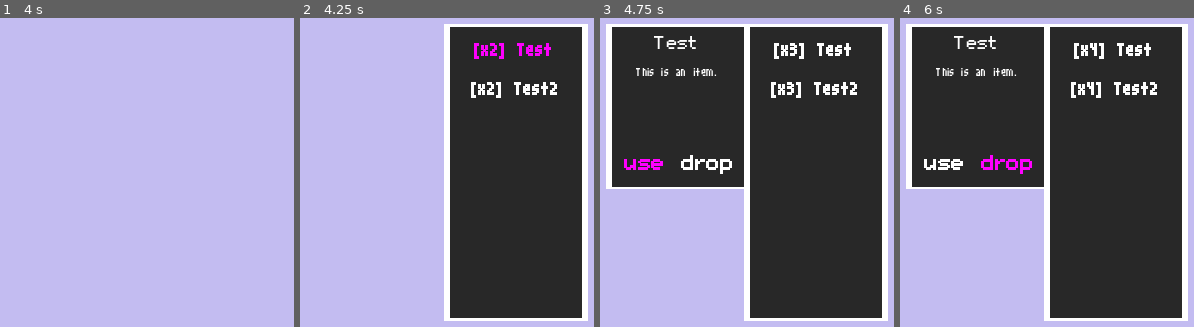
Above: before the commit, frames 1-4 (left to right).
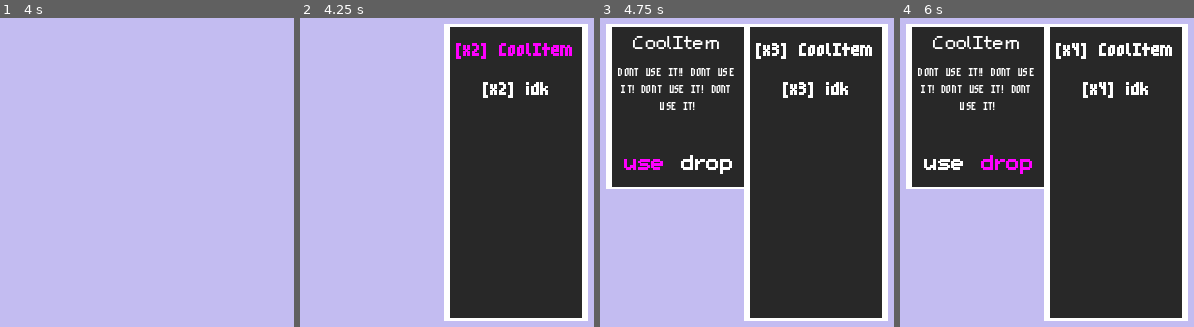
Above: after the commit, the same moments.

Repository: Gatix1/listinv
Game: Godot game, scene res://list_inv_demo.tscn
The game is run twice, just before and just after one commit, with the same random seed, the same clock (stepped at 60 frames per second) and the same inputs.
Inputs:
- Up to frame 1 (4 s): tap Enter (ui_accept) at 0.5, 0.6, 0.77, 1.07, 1.25, 1.52, 1.55, 1.82, 2, 2.1, 2.75, 3.02, 3.05, 3.32, 3.5, 3.6, 3.77 s; hold Right (ui_right) 0.53-1.28 s; hold Down (ui_down) 1.28-2.03 s; tap A (add_item) at 1.35, 2.85 s; hold Right (ui_right) 2.03-2.78 s; hold Up (ui_up) 2.78-3.53 s; hold Left (ui_left) from 3.53 s (still down)
- Up to frame 2 (4.25 s): keep holding Left (ui_left); tap Enter (ui_accept) at 4.07 s; tap E (open_inventory) at 4.15 s
- Up to frame 3 (4.75 s): keep holding Left (ui_left); tap A (add_item) at 4.35 s; tap Enter (ui_accept) at 4.52, 4.55 s
- Up to frame 4 (6 s): tap Enter (ui_accept) at 4.82, 5, 5.1 s; release Left (ui_left) at 5.03 s; hold Down (ui_down) 5.03-5.78 s; hold Right (ui_right) from 5.78 s (still down); tap A (add_item) at 5.85 s

Frame 1 is identical in both runs. In frame 2, 1.6% of the frame differs, in the area x 53-93%, y 8-26%; in frame 3, 3.6%; in frame 4, 3.6%, in the area x 6-93%, y 5-30%.

Commit message:
added items actions to the demo

Diff:
--- a/Inventory/Items/test_item.tres
+++ b/Inventory/Items/test_item.tres
@@ -4,6 +4,7 @@
 
 [resource]
 script = ExtResource("1_oepuw")
-name = "Test"
-description = "This is an item."
+name = "CoolItem"
+description = "DONT USE IT!! DONT USE IT! DONT USE IT! DONT USE IT!"
+action = "start_music"
 quantity = 1
--- a/Inventory/Items/test_item2.tres
+++ b/Inventory/Items/test_item2.tres
@@ -4,6 +4,7 @@
 
 [resource]
 script = ExtResource("1_bf752")
-name = "Test2"
-description = "This is an item."
+name = "idk"
+description = "This does nothing!"
+action = ""
 quantity = 1
--- a/Inventory/Items/test_item3.tres
+++ /dev/null
@@ -1,9 +0,0 @@
-[gd_resource type="Resource" script_class="ItemResource" load_steps=2 format=3 uid="uid://cw00wv4ng72pr"]
-
-[ext_resource type="Script" path="res://Resources/item_resource.gd" id="1_k3x2k"]
-
-[resource]
-script = ExtResource("1_k3x2k")
-name = "Test3"
-description = "This is an item."
-quantity = 1
--- /dev/null
+++ b/Inventory/ItemsActions.gd
@@ -0,0 +1,7 @@
+class_name ItemsActions
+extends Node
+
+@export var inventory : Inventory
+
+func start_music():
+	inventory.music_player.play_music("nice_song.mp3")
--- a/Inventory/Scripts/inventory.gd
+++ b/Inventory/Scripts/inventory.gd
@@ -4,6 +4,7 @@
 var inventory := [] # List to store inv items
 @export var inventory_ui : InventoryUI
 @onready var sound_player : SoundPlayer = $CanvasLayer/SoundPlayer
+@onready var music_player : MusicPlayer = $CanvasLayer/MusicPlayer
 
 @export var change_select_sound := 'Inventory/changeSelect.wav'
 @export var accept_select_sound := 'Inventory/acceptSelect.wav'
--- a/Inventory/Scripts/inventory_ui.gd
+++ b/Inventory/Scripts/inventory_ui.gd
@@ -5,6 +5,7 @@
 @export var container : VBoxContainer
 @export var canvas : CanvasLayer
 @export var more_info_panel : InventoryMoreInfo
+@export var items_actions : ItemsActions
 
 var selected_item := 0
 
@@ -32,6 +33,9 @@
 				more_info_panel.visible = false
 				render_items()
 				render_selected()
+			elif more_info_panel.selected_option == more_info_panel.options.USE:
+				if inventory.inventory[selected_item].action != "":
+					items_actions.call_deferred(inventory.inventory[selected_item].action)
 		else:
 			more_info_panel.visible = true
 
--- a/Inventory/inventory.tscn
+++ b/Inventory/inventory.tscn
@@ -9,6 +9,8 @@
 [ext_resource type="FontFile" uid="uid://diwksox8hqxqt" path="res://Fonts/m5x7.ttf" id="6_1nsf2"]
 [ext_resource type="Script" path="res://Inventory/Scripts/item_menu.gd" id="6_wqqev"]
 [ext_resource type="Script" path="res://Scripts/sound_player.gd" id="9_tdiep"]
+[ext_resource type="Script" path="res://Scripts/music_player.gd" id="10_qcdu1"]
+[ext_resource type="Script" path="res://Inventory/ItemsActions.gd" id="11_6n6mu"]
 
 [node name="Inventory" type="Node2D" node_paths=PackedStringArray("inventory_ui")]
 script = ExtResource("1_l0rqj")
@@ -26,7 +28,7 @@
 position = Vector2(229, 73)
 texture = ExtResource("1_7ggh4")
 
-[node name="ScrollContainer" type="ScrollContainer" parent="CanvasLayer/Control/InventoryPanel" node_paths=PackedStringArray("inventory", "container", "canvas", "more_info_panel")]
+[node name="ScrollContainer" type="ScrollContainer" parent="CanvasLayer/Control/InventoryPanel" node_paths=PackedStringArray("inventory", "container", "canvas", "more_info_panel", "items_actions")]
 offset_left = -22.0
 offset_top = -48.0
 offset_right = 22.0
@@ -38,6 +40,7 @@
 container = NodePath("VBoxContainer")
 canvas = NodePath("../../..")
 more_info_panel = NodePath("../../InventoryMoreInfoPanel")
+items_actions = NodePath("../../../../ItemsActions")
 
 [node name="VBoxContainer" type="VBoxContainer" parent="CanvasLayer/Control/InventoryPanel/ScrollContainer"]
 layout_mode = 2
@@ -108,3 +111,10 @@
 
 [node name="SoundPlayer" type="AudioStreamPlayer2D" parent="CanvasLayer"]
 script = ExtResource("9_tdiep")
+
+[node name="MusicPlayer" type="AudioStreamPlayer2D" parent="CanvasLayer"]
+script = ExtResource("10_qcdu1")
+
+[node name="ItemsActions" type="Node" parent="." node_paths=PackedStringArray("inventory")]
+script = ExtResource("11_6n6mu")
+inventory = NodePath("..")
--- a/Resources/item_resource.gd
+++ b/Resources/item_resource.gd
@@ -3,4 +3,5 @@
 
 @export var name := "Item"
 @export var description := "This is an item."
+@export var action := ""
 @export var quantity := 1
--- a/Scripts/dialogue_functions.gd
+++ /dev/null
@@ -1,5 +0,0 @@
-class_name DialogueFunctions
-extends Node
-
-func test():
-	print("AAAAAAAAAAAAAAAAAAAAAAAAAAAAAAAAAAAAAAAAAAA")
--- a/Scripts/dialogue_interactionable.gd
+++ /dev/null
@@ -1,18 +0,0 @@
-extends Node
-
-var in_area = false
-@onready
-var dialogue_file_name = get_node('..').dialogue_file_name
-@onready var dialogue_controller = get_node('..').dialogue_controller
-
-func _process(_delta):
-	if Input.is_action_just_released("interact") and in_area and (not dialogue_controller.dialoguePanel.visible):
-		dialogue_controller.LoadFile(dialogue_file_name)
-		dialogue_controller.StartDialogue()
-
-func _on_body_entered(body):
-	in_area = true
-
-
-func _on_body_exited(body):
-	in_area = false
--- a/Scripts/dialogue_manager.gd
+++ /dev/null
@@ -1,199 +0,0 @@
-extends Node2D
-
-#---File---#
-@export var file_name := "test.json" # You could pass a new file here on area body enter or whenever you feel like
-var nodes # containes all the nodes of the current dialogue
-
-@export var dialogueFunctions : DialogueFunctions
-
-#----DATA (from file)-----#
-var curent_node_id := -1 # handles the current node we are traversing Note: -1 exits the dialogue
-var curent_node_name := "" # name of the speaker
-var curent_node_image := ""
-var curent_node_text := "" # dialogue text
-var curent_node_speed := 0.1
-var curent_node_next_id := -1 # connect to the next node Note: ignored if curent_node_choices has things inside
-var curent_node_choices := [] # If you want more than one possible answear, you should fill this up
-
-var force := false # force start the dialogue
-var random := false # Start from random node
-
-#------UI--------#
-var dialogueText
-var dialoguePanel
-var dialogueName
-var dialogueImage
-var dialogueButtons
-var arrowSprite
-
-#-----Buttons Variables-----#
-var buttonSelected = 0
-var MAX_BUTTON_SELECTED = 3
-var MIN_BUTTON_SELECTED = 0
-
-
-var buttonSprite = load("res://Sprites/Dialogue/DisabledChoice.png")
-var activeButtonSprite = load("res://Sprites/Dialogue/ActivatedChoice.png")
-
-#-----Sound Player-----#
-var sound_player
-var current_node_print_sound
-var changeSelectSound = "Dialogue/changeSelect.wav"
-var acceptSelectSound = "Dialogue/acceptSelect.wav"
-
-func _ready():
-	# There are smarter and easier ways to get nodes in godot 4, kept like this for simplicity.
-	dialogueText = get_node("CanvasLayer/DialogueText")
-	dialoguePanel = self.get_node('CanvasLayer') #Less rewritting if you want to move the script to another object
-	dialogueName = get_node("CanvasLayer/DialogueName")
-	dialogueImage = get_node("CanvasLayer/CharacterImage")
-	arrowSprite = get_node("CanvasLayer/Arrow")
-	sound_player = get_node("CanvasLayer/SoundPlayer")
-	dialogueButtons = [
-		get_node("CanvasLayer/Control/DialogueButton"),
-		get_node("CanvasLayer/Control/DialogueButton2"),
-		get_node("CanvasLayer/Control/DialogueButton3"),
-		get_node("CanvasLayer/Control/DialogueButton4")]
-
-	@warning_ignore("narrowing_conversion")
-	seed(Time.get_unix_time_from_system())
-	#----HERE FOR PREVIEW----#
-	LoadFile(file_name)
-	StartDialogue()
-
-func _process(_delta):
-	if dialoguePanel.visible:
-		if Input.is_action_just_pressed("right"):
-			if (buttonSelected-1) >= MIN_BUTTON_SELECTED:
-				sound_player.play_sound(changeSelectSound)
-				buttonSelected -= 1
-				UpdateButtons()
-		if Input.is_action_just_pressed("left"):
-			if (buttonSelected+1) <= MAX_BUTTON_SELECTED:
-				sound_player.play_sound(changeSelectSound)
-				buttonSelected += 1
-				UpdateButtons()
-		if Input.is_action_just_pressed("dialogue_continue"):
-			sound_player.play_sound(acceptSelectSound)
-			if dialogueText.visible_characters < dialogueText.text.length():
-				dialogueText.visible_characters = dialogueText.text.length()
-			else:
-				if curent_node_choices.size() > 1:
-					if curent_node_choices[buttonSelected]["action"].length() > 0:
-						dialogueFunctions.call_deferred(curent_node_choices[buttonSelected]["action"])
-					choiseProcess(curent_node_choices[buttonSelected]["next_id"])
-				else:
-					choiseProcess(curent_node_next_id)
-
-func LoadFile(fname):
-	file_name = fname
-	if FileAccess.file_exists("res://Dialogues/"+file_name):
-		var file = FileAccess.open("res://Dialogues/"+ file_name, FileAccess.READ)
-		var test_json_conv = JSON.new()
-		test_json_conv.parse(file.get_as_text())
-		var json_result = test_json_conv.get_data()
-		force = bool(json_result["Force"])
-		random = bool(json_result["Random"])
-		curent_node_id = 0
-		nodes = json_result["Nodes"]
-		file.close()
-	else:
-		print("Dialogue: File Open Error")
-	if force:
-		StartDialogue()
-
-#-----Traversing Graph-----#
-func StartDialogue():
-	if nodes:
-		if random:
-			var temp = []
-			for x in nodes:
-				temp.append(x["id"])
-			curent_node_id = temp[randi()%temp.size()]
-		else:
-			curent_node_id = 0
-		HandleNode()
-	else:
-		print("Dialogue: Could not Find Nodes")
-
-func EndDialogue():
-	curent_node_id = -1
-
-func NextNode(id):
-	curent_node_id = id
-	HandleNode()
-
-#----Handle Current Node-----#
-func HandleNode():
-	if curent_node_id < 0 :
-		EndDialogue()
-	else:
-		if !GrabNode(curent_node_id):
-			EndDialogue()
-	UpdateUI()
-
-func GrabNode(id):
-	for node in nodes:
-		if int(node["id"]) == id:
-			curent_node_name = node["name"]
-			curent_node_text = node["text"]
-			curent_node_speed = node["speed"]
-			curent_node_image = "res://Sprites/Dialogue/Characters/"+node["image"]+".png"
-			curent_node_next_id = int(node["next_id"])
-			curent_node_choices = node["choices"]
-			current_node_print_sound = "Dialogue/Characters/" + node["sound"] + ".wav"
-
-			return true
-	return false
-
-
-func UpdateButtons():
-	for x in clamp(curent_node_choices.size(),0,4):
-		if x == buttonSelected:
-			dialogueButtons[x].set_texture(activeButtonSprite)
-		else:
-			dialogueButtons[x].set_texture(buttonSprite)
-
-#----Update UI-----#
-func UpdateUI():
-	if curent_node_id >= 0:
-		arrowSprite.visible = false
-		dialoguePanel.visible = true
-
-		dialogueName.text = "[center]"+curent_node_name+"[/center]"
-		dialogueText.text = curent_node_text
-		for x in range(0,4):
-			dialogueButtons[x].visible = false
-		await printText(dialogueText)
-		arrowSprite.visible = true
-		dialogueImage.set_texture(load(curent_node_image))
-		if curent_node_choices.size() > 0:
-			for x in clamp(curent_node_choices.size(),0,4):
-				MAX_BUTTON_SELECTED = curent_node_choices.size()-1
-				dialogueButtons[x].get_node("Label").text = "[center]"+curent_node_choices[x]["text"]+"[/center]"
-				UpdateButtons()
-
-				# Render buttons
-				dialogueButtons[x].visible = true
-
-		else:
-			for x in range(0,3):
-				dialogueButtons[x].visible = false
-
-	else:
-		dialoguePanel.hide()
-
-func printText(_text):
-	_text.visible_characters = 0
-	while _text.visible_characters < _text.text.length():
-		if _text.text[_text.visible_characters-1] == '|':
-			await get_tree().create_timer(curent_node_speed*2).timeout
-			_text.text[_text.visible_characters-1] = ''
-			continue
-		_text.visible_characters += 1
-		if _text.text[_text.visible_characters-1] != ' ':
-			sound_player.play_sound(current_node_print_sound)
-		await get_tree().create_timer(curent_node_speed).timeout
-
-func choiseProcess(id):
-	NextNode(id)
--- a/Scripts/finite_state_machine.gd
+++ /dev/null
@@ -1,13 +0,0 @@
-class_name FiniteStateMachine
-extends Node
-
-@export var state : State
-
-func _ready():
-	change_state(state)
-
-func change_state(new_state: State):
-	if state is State:
-		state._exit_state()
-	new_state._enter_state()
-	state = new_state
--- /dev/null
+++ b/Scripts/music_player.gd
@@ -0,0 +1,11 @@
+class_name MusicPlayer
+extends AudioStreamPlayer2D
+
+
+#---Set file_path relative to res://Audio/Sounds/, for example Dialogue/acceptSelect.wav---#
+func play_music(file_path : String):
+	var full_file_path = "res://Audio/Music/"+file_path
+	var sound_stream = load(full_file_path)
+	stream = sound_stream
+	stop()
+	play()
--- a/Scripts/player.gd
+++ /dev/null
@@ -1,29 +0,0 @@
-class_name Player
-extends CharacterBody2D
-
-@export var animator : AnimatedSprite2D
-@export var dialogueController : Node2D
-@export var inventoryController : Inventory
-@export var time_controller : TimeController
-
-var is_active : bool = true
-
-var direction : Vector2
-
-func _process(_delta):
-	print(is_active)
-	if direction.x > 0:
-		animator.flip_h = false
-	elif direction.x < 0:
-		animator.flip_h = true
-	# Dont _process when rewinding
-	if time_controller.rewinding : is_active = false
-	elif dialogueController.dialoguePanel.visible : is_active = false
-	elif inventoryController.inventory_ui.canvas.visible : is_active = false
-	else: is_active = true
-
-	if is_active:
-		if Input.is_action_just_pressed('rewind'):
-			time_controller.rewind()
-
-		direction = Input.get_vector("left", "right", "up", "down")
--- a/Scripts/player_idle_state.gd
+++ /dev/null
@@ -1,24 +0,0 @@
-class_name PlayerIdleState
-extends State
-
-@onready var fsm = $".." as FiniteStateMachine
-@onready var playerMoveState = $"../PlayerMoveState" as PlayerMoveState
-@export var actor: Player
-@export var animator : AnimatedSprite2D
-
-func _enter_state() -> void:
-
-	# A little delay for smoother animation start
-	await get_tree().create_timer(0.05).timeout
-	print(animator.animation)
-	if animator.animation == 'walk_down':
-		animator.play('idle_down')
-	else:
-		animator.play('idle')
-
-func _physics_process(_delta):
-	# Read and check if there is some movement for the movement
-	# Call Move State if there is
-	var direction = Input.get_vector("left", "right", "up", "down")
-	if direction.length() > 0 and (not actor.dialogueController.dialoguePanel.visible):
-		fsm.change_state(playerMoveState)
--- a/Scripts/player_move_state.gd
+++ /dev/null
@@ -1,49 +0,0 @@
-class_name PlayerMoveState
-extends State
-
-@onready var fsm = $".." as FiniteStateMachine
-@onready var playerIdlelState = $"../PlayerIdleState" as PlayerIdleState
-@export var actor: Player
-@export var animator: AnimatedSprite2D
-
-@export var speed = 30
-@export var run_speed = 60
-@export var friction = 0.2
-@export var acceleration = 0.2
-
-
-func _enter_state() -> void:
-	if not actor.is_active:
-		fsm.change_state(playerIdlelState)
-		return
-
-	# A little delay for smoother animation start
-	set_physics_process(true)
-	await get_tree().create_timer(0.05).timeout
-
-	var direction = Input.get_vector("left", "right", "up", "down")
-	if direction.y > 0:
-		animator.play('walk_down')
-	elif direction.length() > 0:
-		animator.play('walk')
-
-func _exit_state() -> void:
-	set_physics_process(false)
-
-func _physics_process(_delta):
-	if not actor.is_active: return
-
-	var direction = Input.get_vector("left", "right", "up", "down")
-
-	if direction.length() > 0:
-		if Input.is_action_pressed('run'):
-			actor.velocity = actor.velocity.lerp(direction.normalized() * run_speed, acceleration)
-			animator.speed_scale = 1.5
-		else:
-			actor.velocity = actor.velocity.lerp(direction.normalized() * speed, acceleration)
-			animator.speed_scale = 1
-	else:
-		actor.velocity = actor.velocity.lerp(Vector2.ZERO, friction)
-		fsm.change_state(playerIdlelState)
-
-	actor.move_and_slide()
--- a/Scripts/state.gd
+++ /dev/null
@@ -1,10 +0,0 @@
-class_name State
-extends Node
-
-signal state_finished
-
-func _enter_state() -> void:
-	pass
-
-func _exit_state() -> void:
-	pass
--- a/Scripts/time_controller.gd
+++ /dev/null
@@ -1,89 +0,0 @@
-class_name TimeController
-extends Node
-
-@export var actor: CharacterBody2D
-
-#----Rewind Time Variables----#
-var frames_rewinded: float = 0.0
-var replay_duration: float = 300.0
-var rewinding: bool = false
-var rewind_values = {
-	"position": [],
-	"rotation": [],
-	"velocity": [],
-	"animation": [],
-	"animation_speed_scale": [],
-	"direction": []
-}
-
-func _physics_process(delta: float) -> void:
-	if not rewinding:
-		if replay_duration * Engine.get_frames_per_second() == rewind_values["position"].size():
-			for key in rewind_values.keys():
-				rewind_values[key].pop_front()
-		rewind_values["position"].append(actor.global_position)
-		rewind_values["rotation"].append(actor.rotation)
-		rewind_values["velocity"].append(actor.velocity)
-		rewind_values["direction"].append(actor.direction)
-		rewind_values["animation"].append(actor.animator.animation)
-		rewind_values["animation_speed_scale"].append(actor.animator.speed_scale)
-	else:
-		compute_rewind(delta)
-
-func set_time_scale(speed_scale : float) -> void:
-	Engine.time_scale = speed_scale
-
-func rewind() -> void:
-	rewinding = true
-	#$PlayerCollision.disabled = true
-
-func compute_rewind(_delta : float):
-	frames_rewinded += 1
-
-	var pos = rewind_values["position"].pop_back()
-	var rot = rewind_values["rotation"].pop_back()
-	var dir = rewind_values["direction"].pop_back()
-	var anim = rewind_values["animation"].pop_back()
-	var anim_speed_scale = rewind_values["animation_speed_scale"].pop_back()
-
-	if Input.get_vector("left", "right", "up", "down") != Vector2.ZERO and frames_rewinded > 60:
-			stop_rewind()
-	# Stop rewinding if there are no positions left
-	if rewind_values["position"].size() == 1:
-		#   $PlayerCollision.disabled = false
-		rewinding = false
-		actor.global_position = pos
-		actor.rotation = rot
-		actor.direction = dir
-		actor.animator.animation = "idle"
-		actor.animator.speed_scale = 1
-		actor.velocity = rewind_values["velocity"][0]
-		return
-
-	actor.global_rotation = rot
-	actor.global_position = pos
-	actor.direction = dir
-	actor.animator.animation = anim
-	actor.animator.speed_scale = anim_speed_scale
-
-func stop_rewind() -> void:
-	frames_rewinded = 0
-	var pos = rewind_values["position"].pop_back()
-	var rot = rewind_values["rotation"].pop_back()
-	var dir = rewind_values["direction"].pop_back()
-	var anim = rewind_values["animation"].pop_back()
-
-	rewinding = false
-	actor.global_position = pos
-	actor.rotation = rot
-	actor.direction = dir
-	actor.animator.animation = "idle"
-	actor.animator.speed_scale = 1
-	actor.velocity = rewind_values["velocity"][0]
-
-	rewind_values["position"].clear()
-	rewind_values["rotation"].clear()
-	rewind_values["direction"].clear()
-	rewind_values["animation"].clear()
-	rewind_values["animation_speed_scale"].clear()
-	return
--- a/Scripts/wooden_sign.gd
+++ /dev/null
@@ -1,4 +0,0 @@
-extends StaticBody2D
-
-@export var dialogue_controller : Node2D
-@export var dialogue_file_name : String
Not shown, added: Audio/Music/nice_song.mp3.import
Not shown: 1 places in Inventory/inventory.tscn that only renumber resources
Not shown, added: Audio/Music/nice_song.mp3
